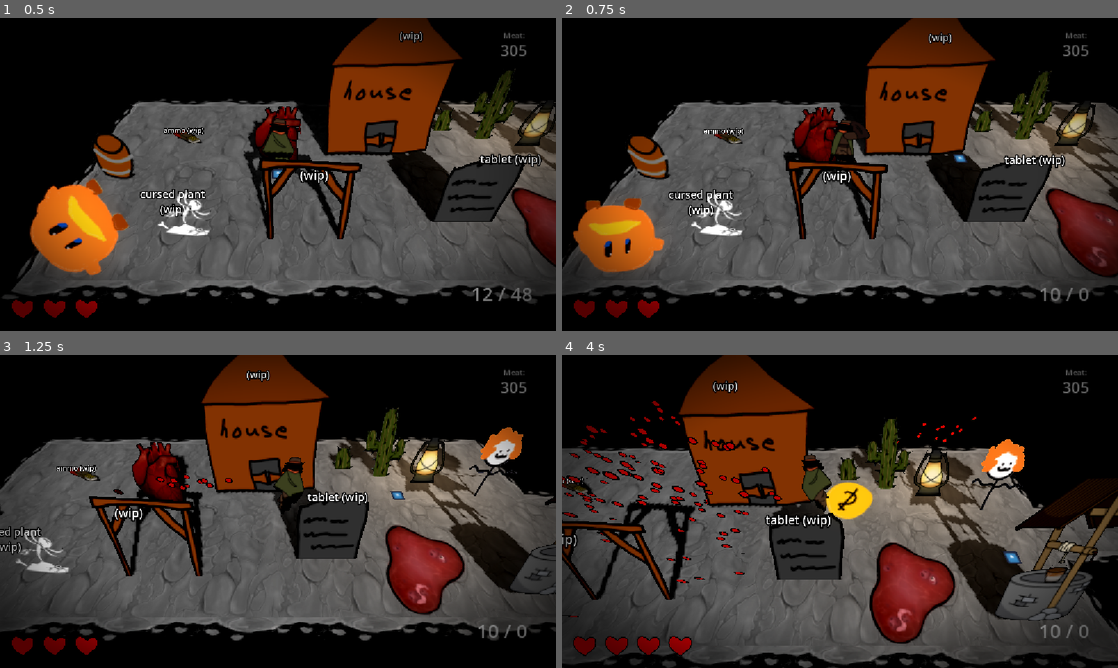
Above: before the commit, frames 1-4 (two rows, left to right).
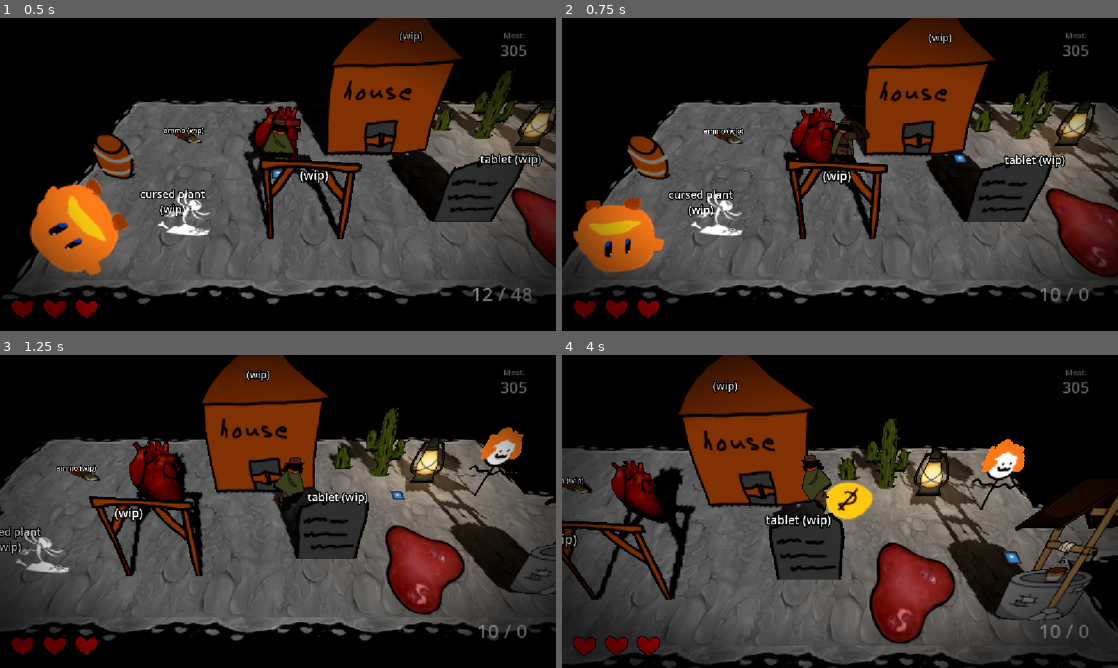
Above: after the commit, the same moments.

Repository: gmuGADIG/DEADSHOT
Game: Godot game, scene res://test_scenes/prop_demo.tscn
Same seed, same stepped clock (60 frames per second), same inputs: the game is played once before the commit and once after it. This scene is started directly instead of the project's main scene. The engine's default icon, where the game draws it, is replaced by a stand-in: a white triangle on a blue panel in a dark square. Sound files missing from this copy of the repository are replaced by a short silence.
Inputs (mouse positions are in pixels of both pictures, inside the frame that each line leads up to):
- Up to frame 1 (0.5 s): no input
- Up to frame 2 (0.75 s): move the mouse to (962, 158) at 0.52 s; press the mouse at (962, 158) at 0.53 s; hold D (move_right) from 0.53 s (still down)
- Up to frame 3 (1.25 s): keep holding D (move_right)
- Up to frame 4 (4 s): move the mouse to (728, 527) at 1.27 s; release D (move_right) at 1.28 s; release the mouse at (728, 527) at 1.28 s; hold S (move_down) 1.28-2.03 s; tap E (interact) at 1.35 s; move the mouse to (895, 442) at 2.02 s; hold D (move_right) 2.03-2.78 s; hold Shift (quick_purchase) 2.03-2.78 s; move the mouse to (812, 574) at 2.77 s; hold W (move_up) 2.78-3.53 s; tap Space (roll) at 2.85 s; move the mouse to (1006, 558) at 3.52 s; hold A (move_left) from 3.53 s (still down); hold Right mouse button (whip) from 3.53 s (still down)

Frame 1 is identical in both runs. In frame 2, 0.5% of the frame differs, in the area x 41-50%, y 28-46%; in frame 3, 0.8%; in frame 4, 3.2%, in the area x 0-75%, y 14-97%.

Commit message:
Converted damage and hp to floats

Diff:
--- a/systems/attacking/damage/damage_info.gd
+++ b/systems/attacking/damage/damage_info.gd
@@ -13,12 +13,12 @@
 	STRONG
 }
 
-@export var damage: int
+@export var damage: float
 @export var source: Source
 @export var knockback: KnockbackStrength
 @export var direction: Vector3
 
-func _init(dmg: int, src: Source, knockback_str: KnockbackStrength = KnockbackStrength.NONE, dir: Vector3 = Vector3.ZERO) -> void:
+func _init(dmg: float, src: Source, knockback_str: KnockbackStrength = KnockbackStrength.NONE, dir: Vector3 = Vector3.ZERO) -> void:
 	self.damage = dmg
 	self.source = src
 	self.knockback = knockback_str
--- a/systems/attacking/health/health.gd
+++ b/systems/attacking/health/health.gd
@@ -1,14 +1,14 @@
 class_name Health extends Node
 
-signal hp_changed(value: int)
-signal max_hp_changed(value: int)
+signal hp_changed(value: float)
+signal max_hp_changed(value: float)
 signal killed
 signal damaged
 
-@export var max_health : int
+@export var max_health : float
 @export var vulnerable:bool = true
 
-var health : int:
+var health : float:
 	set(v):
 		health = v
 		hp_changed.emit(health)
@@ -16,7 +16,7 @@
 func _ready() -> void:
 	health = max_health
 
-func hurt(amount : int) -> void:
+func hurt(amount : float) -> void:
 	if !vulnerable: return
 
 	if health <= 0: return # already dead
@@ -28,10 +28,10 @@
 	if health <= 0:
 		killed.emit()
 
-func heal(amount : int) -> void:
-	health = clampi(health + amount, 0, max_health)
+func heal(amount : float) -> void:
+	health = clamp(health + amount, 0, max_health)
 
-func modify_max_health(amount : int) -> void:
+func modify_max_health(amount : float) -> void:
 	max_health += amount
 	max_hp_changed.emit(max_health)
 	print("max health now ",max_health)
--- a/systems/globals.gd
+++ b/systems/globals.gd
@@ -4,8 +4,8 @@
 
 signal encounter_object_killed(obj: EncounterObject)
 
-signal player_hp_changed(value: int)
-signal player_max_hp_changed(value: int)
+signal player_hp_changed(value: float)
+signal player_max_hp_changed(value: float)
 
 signal player_ammo_changed(value: int)
 signal player_ammo_reserve_changed(value: int)
--- a/systems/save/health_save_data.gd
+++ b/systems/save/health_save_data.gd
@@ -1,6 +1,6 @@
 class_name HealthSaveData extends Resource
 
-@export_storage var max_health : int
+@export_storage var max_health : float
 
 func save() -> void:
 	max_health = Player.instance.health_component.max_health
--- a/world/bullets/bullet.gd
+++ b/world/bullets/bullet.gd
@@ -2,7 +2,7 @@
 extends Area3D
 
 ## How much damage the bullet will do.
-@export var atk_damage: int = 0
+@export var atk_damage: float = 0
 ## The bullet's allegiance. The bullet won't hurt anyone in this group.
 @export var atk_source: DamageInfo.Source
 ## The knockback added to anyone hurt by the bullet.
--- a/world/enemy/bird_swarm/bird_swarm_enemy.gd
+++ b/world/enemy/bird_swarm/bird_swarm_enemy.gd
@@ -3,7 +3,7 @@
 
 var timer : float = 0.0;
 @export var MELEE_RANGE: float = 0.3
-@export var MELEE_DAMAGE: int = 2
+@export var MELEE_DAMAGE: float = 2
 @export var homing_bird_fire_speed: float = 0.5
 
 
--- a/world/enemy/bird_swarm/damage.gd
+++ /dev/null
@@ -1,5 +0,0 @@
-class_name Damage
-extends RefCounted
-
-var amount: int
-var source: Node3D
--- a/world/interactables/enemy_hurter.gd
+++ b/world/interactables/enemy_hurter.gd
@@ -1,6 +1,6 @@
 extends Area3D
 
-@export var damage: int = 1
+@export var damage: float = 1
 
 func _on_area_entered(area: Area3D) -> void:
 	if area is Hurtbox:
--- a/world/interactables/puddle/puddle.gd
+++ b/world/interactables/puddle/puddle.gd
@@ -1,7 +1,7 @@
 extends Area3D
 
 @export var player_speed_mult: float = 0.5
-@export var atk_damage: int
+@export var atk_damage: float
 
 @onready var damage_timer: Timer = %DamageTimer
 
--- a/world/player/HUD/heart_display.gd
+++ b/world/player/HUD/heart_display.gd
@@ -11,7 +11,8 @@
 	Global.player_hp_changed.connect(set_hp)
 	Global.player_max_hp_changed.connect(set_max_hp)
 
-func set_hp(hp: int) -> void:
+func set_hp(hp: float) -> void:
+	hp = ceil(hp) # players don't have fractional health
 	for heart: TextureRect in get_children():
 		if hp >= 2:
 			heart.texture = full_tex
@@ -21,7 +22,8 @@
 			heart.texture = empty_tex
 		hp -= 2
 
-func set_max_hp(max_hp: int) -> void:
+func set_max_hp(max_hp: float) -> void:
+	max_hp = ceil(max_hp) # players don't have fractional health
 	var hearts := ceili(float(max_hp) / 2)
 	for i in range(get_child_count()):
 		get_child(i).visible = (i < hearts)
--- a/world/player/weapon/dualies/weapon_dualies.gd
+++ b/world/player/weapon/dualies/weapon_dualies.gd
@@ -23,6 +23,6 @@
 	# The standard pistol bullet does 2 damage. Each dualie bullet needs to do somewhere between 50-100% of that.
 	# We override the bullet's damage here in code. This could be set up later as an export variable, or as a
 	# unique bullet scene, but I didn't see the point.
-	bullet.atk_damage = 7
+	bullet.atk_damage = .75
 	bullet.fire(gun, player.aim_dir())
 	chamber_ammo -= 1
--- a/world/player/weapon/whip/whip.tscn
+++ b/world/player/weapon/whip/whip.tscn
@@ -12,14 +12,14 @@
 
 [sub_resource type="Resource" id="Resource_kmd03"]
 script = ExtResource("2_kmd03")
-damage = 1
+damage = 2
 knockback = 1
 sound = ExtResource("3_60w6d")
 metadata/_custom_type_script = "uid://dprtuautgwqbv"
 
 [sub_resource type="Resource" id="Resource_lyq0n"]
 script = ExtResource("2_kmd03")
-damage = 2
+damage = 4
 knockback = 1
 sprite_glow_brightness = 0.5
 sound = ExtResource("4_kksg7")
@@ -27,7 +27,7 @@
 
 [sub_resource type="Resource" id="Resource_w5dsa"]
 script = ExtResource("2_kmd03")
-damage = 3
+damage = 8
 knockback = 2
 sprite_glow_brightness = 1.0
 sound = ExtResource("5_nn6fm")
@@ -38,7 +38,7 @@
 [node name="Whip" type="Node3D"]
 script = ExtResource("1_ox2ft")
 windup_time = 0.1
-cooldown_time = 0.3
+cooldown_time = 0.15
 time_per_charge = 1.0
 charge_levels = Array[ExtResource("2_kmd03")]([SubResource("Resource_kmd03"), SubResource("Resource_lyq0n"), SubResource("Resource_w5dsa")])
 
Not shown, removed: world/enemy/bird_swarm/damage.gd.uid
